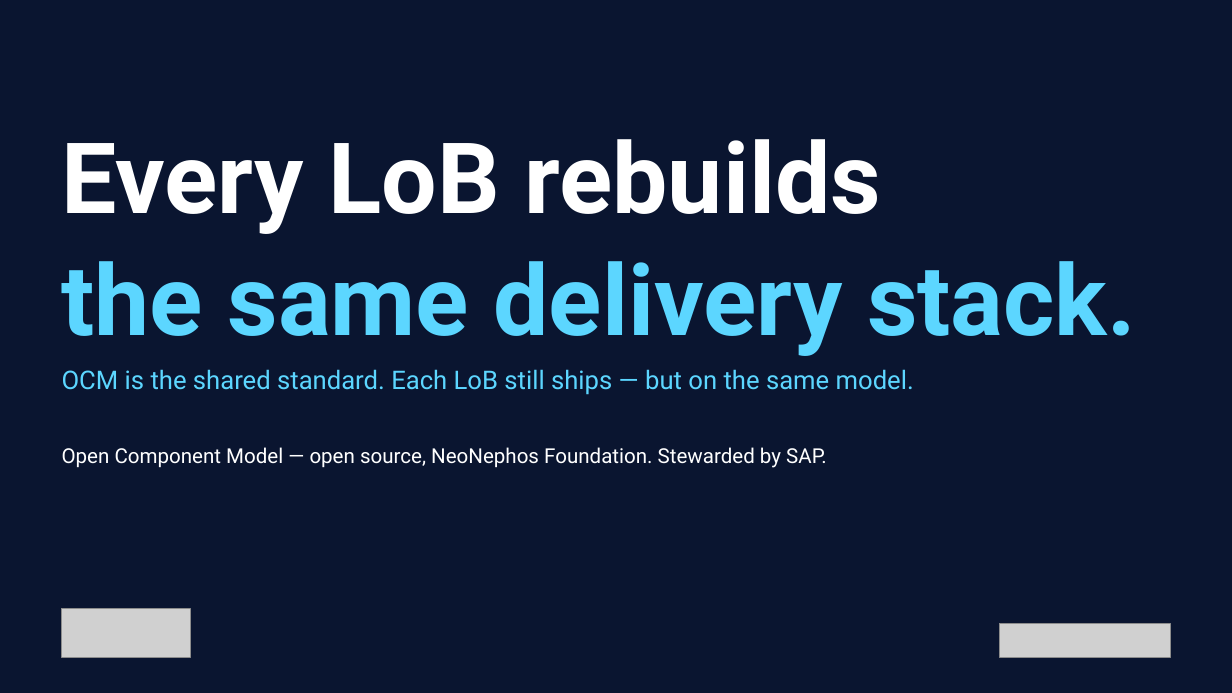
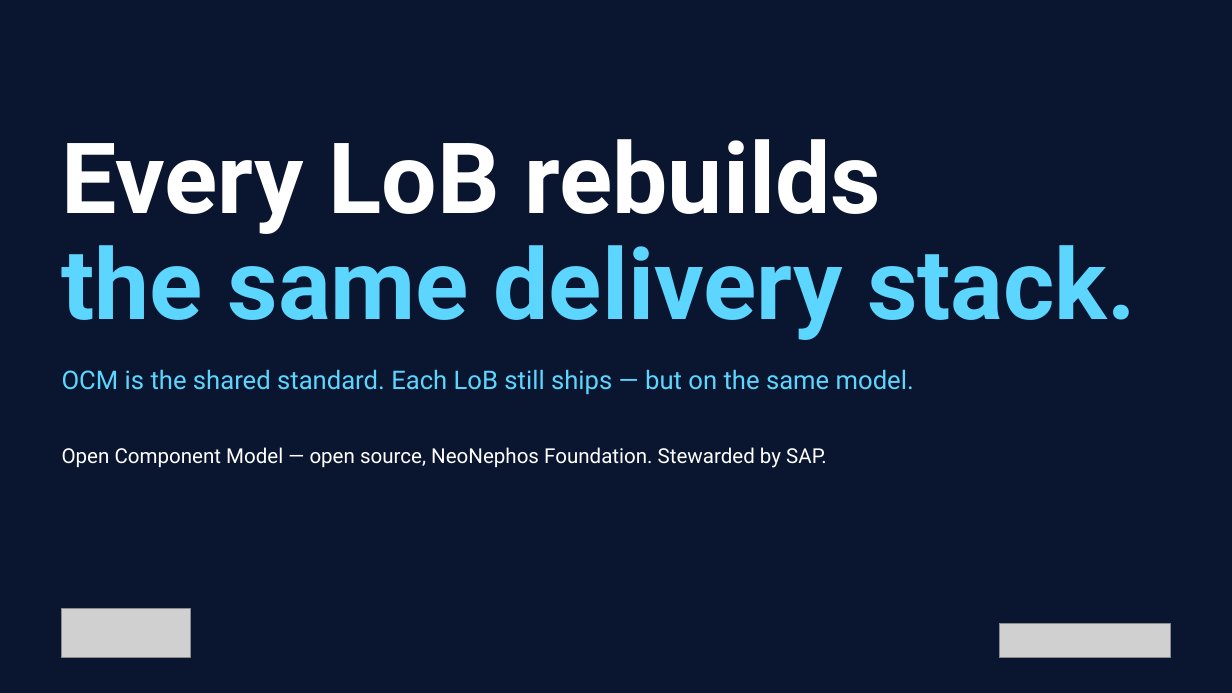
Before and after one commit to morri-son/open-component-model, a slide deck: slide 1 of docs/community/marketing/decks/exec-phase1/OCM-Sovereign-Delivery-Internal-Sponsor.pptx. Drawn at 1232x693 pixels with LibreOffice and Linux fonts; fonts in the diff are those of the drawing; grey boxes stand for pictures; background and template pictures are left out. Boxes give left, top, right and bottom in pixels: in the first picture for what was removed or moved away, otherwise in the second. Text is boxed around its words. In the diff, an @@ line names an element or a change of style, - is before the commit and + after.

```diff
--- a/docs/community/marketing/decks/exec-phase1/OCM-Sovereign-Delivery-Internal-Sponsor.pptx
+++ b/docs/community/marketing/decks/exec-phase1/OCM-Sovereign-Delivery-Internal-Sponsor.pptx
@@ text "the same delivery stack." rewrapped from box(62, 261, 1136, 356) to box(62, 230, 1136, 340) @@
```
Also in this commit, not shown: 5 other slides changed, 1 slide added, 10 other files.
